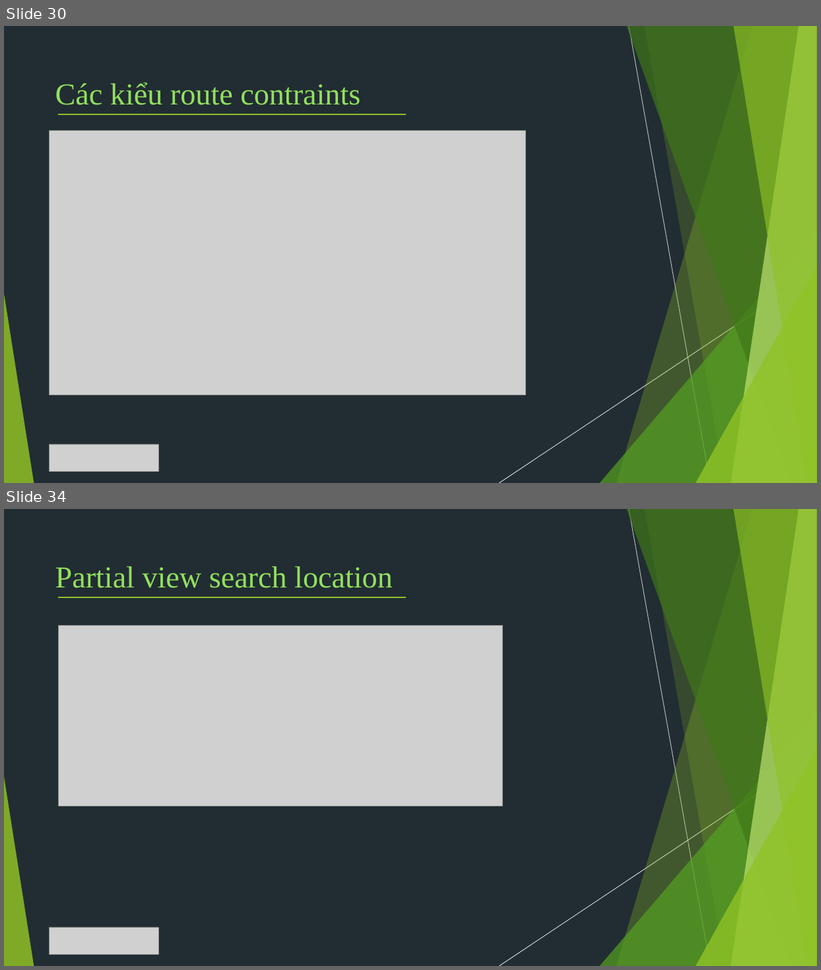
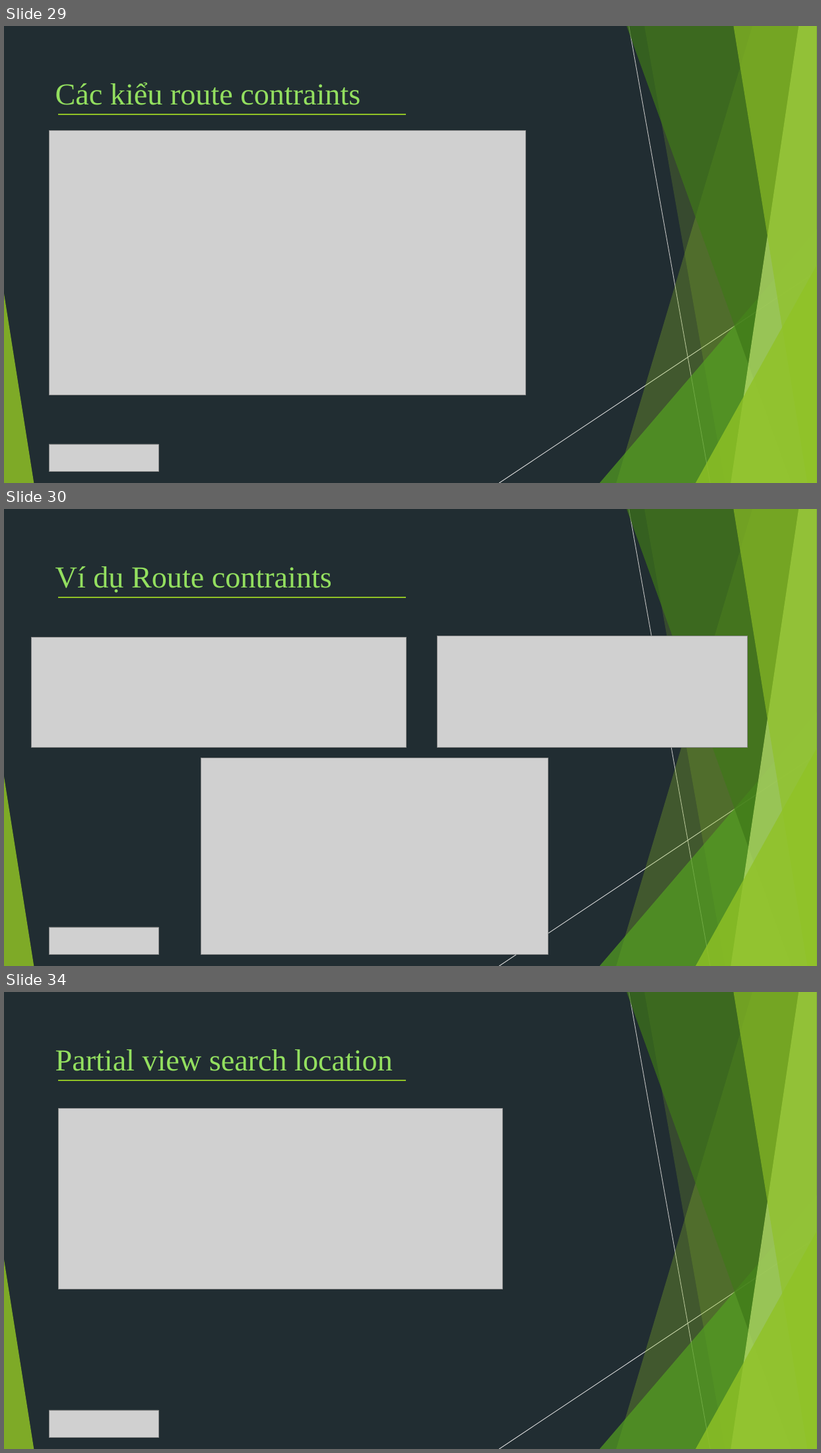
Before and after one commit to TechMarDay/RazorPage, a slide deck: Razor pages.pptx. Shown one above the other, each under a label of ours: slides 30 and 34 before the commit, slides 29, 30 and 34 after it; the slides between them are not shown. The pictures are 821x970 and 821x1453 pixels, drawn with LibreOffice and Linux fonts; fonts in the diff are those of the drawing; grey boxes stand for pictures. Boxes give left, top, right and bottom in pixels: in the first picture for what was removed or moved away, otherwise in the second. Text is boxed around its words. In the diff, an @@ line names an element or a change of style, - is before the commit and + after.

Commit message:
Route, constraint

```diff
--- a/Razor pages.pptx
+++ b/Razor pages.pptx
@@ slide 30 added at [4, 509, 817, 966], background #212D32; not listed: 10 template elements that a slide beside it also shows @@
@@ text added at [55, 566, 332, 593], 36 pt, text #93DF5F @@
+Ví dụ Route contraints
@@ line added from (58, 597) to (406, 597), #90C226 2 pt @@
@@ picture added at [32, 638, 407, 747] @@
@@ picture added at [437, 636, 747, 747] @@
@@ picture added at [201, 758, 548, 955] @@
@@ picture added at [49, 927, 158, 955] @@
@@ what was slide 30 is now slide 29 @@
```
Also in this commit, not shown: 5 slides changed, 1 slide removed, 10 other files.
